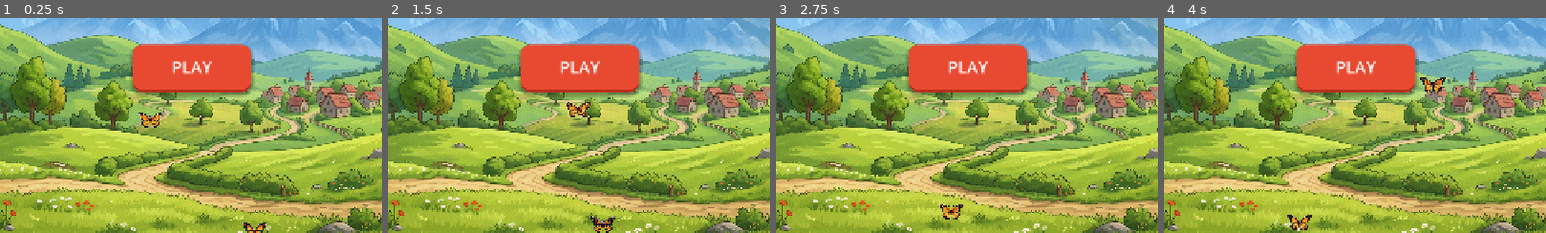
Above: before the commit, frames 1-4 (left to right).
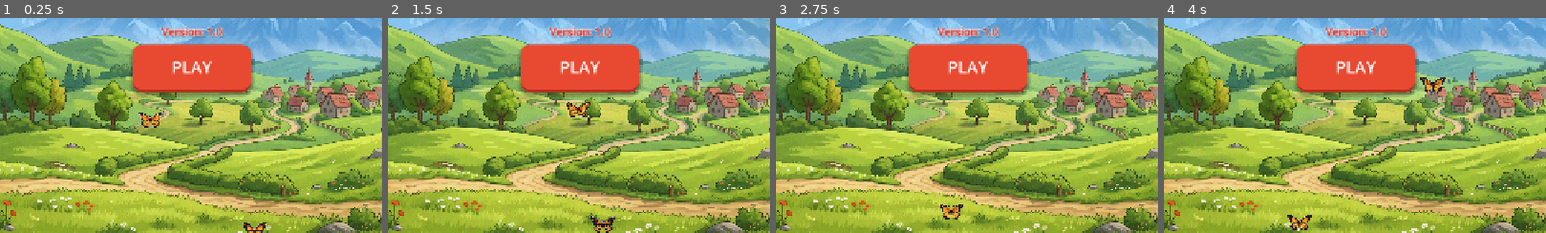
Above: after the commit, the same moments.

Repository: Vita2048/GodotAngryBirds
Game: Godot game, scene res://scenes/Main.tscn
Two runs of this game, one before a commit and one after it. Both use one fixed random seed, a clock stepped at 60 frames per second and the inputs below.
Inputs (mouse positions are % of the whole screen's width and height, from its top left):
- Up to frame 1 (0.25 s): no input
- Up to frame 2 (1.5 s): move the mouse to (72, 45) at 0.52 s; click (72, 45) at 0.67 s; drag from (30, 55) to (45, 70) at 1.27 s
- Up to frame 3 (2.75 s): move the mouse to (60, 28) at 2.02 s; click (60, 28) at 2.17 s
- Up to frame 4 (4 s): drag from (45, 70) to (20, 35) at 2.77 s; move the mouse to (80, 65) at 3.52 s; click (80, 65) at 3.67 s
The pictures show only the part of the screen within x 25-75%, y 37-87%; the shares and areas given below are measured in that part.

The runs differ from the first frame. In frame 1, 0.6% of the frame differs, in the area x 41-59%, y 3-10%; in frame 2, 0.6%; in frame 3, 0.6%; in frame 4, 0.6%.

Commit message:
Version 1.0

Diff:
--- a/project.godot
+++ b/project.godot
@@ -11,6 +11,7 @@
 [application]
 
 config/name="Premium Angry Birds"
+config/version="1.0"
 run/main_scene="res://scenes/Main.tscn"
 config/features=PackedStringArray("4.6")
 config/icon="res://assets/Icon.svg"
--- a/scripts/Game.gd
+++ b/scripts/Game.gd
@@ -576,6 +576,17 @@
 	var title_pos = Vector2(0, target_y + (ascent - descent) * 0.5)
 
 	_draw_text_fx(font, title_pos, title_text, HORIZONTAL_ALIGNMENT_CENTER, int(vp.x), font_size, Color(1, 0.196, 0.196), 10.0, 12.0)
+	var version = ProjectSettings.get_setting("application/config/version", "dev")
+	var version_text = "Version: " + version
+
+	var version_font_size = 18
+	var version_y_offset = 75.0                    # Distance below the title
+
+	var version_pos = Vector2(0, target_y + version_y_offset)
+
+	# Draw version using the same helper and color style as the title
+	_draw_text_fx(font, version_pos, version_text, HORIZONTAL_ALIGNMENT_CENTER,
+				  int(vp.x), version_font_size, Color(1, 0.196, 0.196), 5.0, 6.0)
 	_draw_button(_get_ui_rect("play"), "PLAY")
 
 func _draw_text_fx(font: Font, pos: Vector2, text: String, align: int, width: int, size: int, color: Color, stroke_size: float = 4.0, shadow_blur: float = 8.0) -> void:
Not shown, changed: export_presets.cfg
